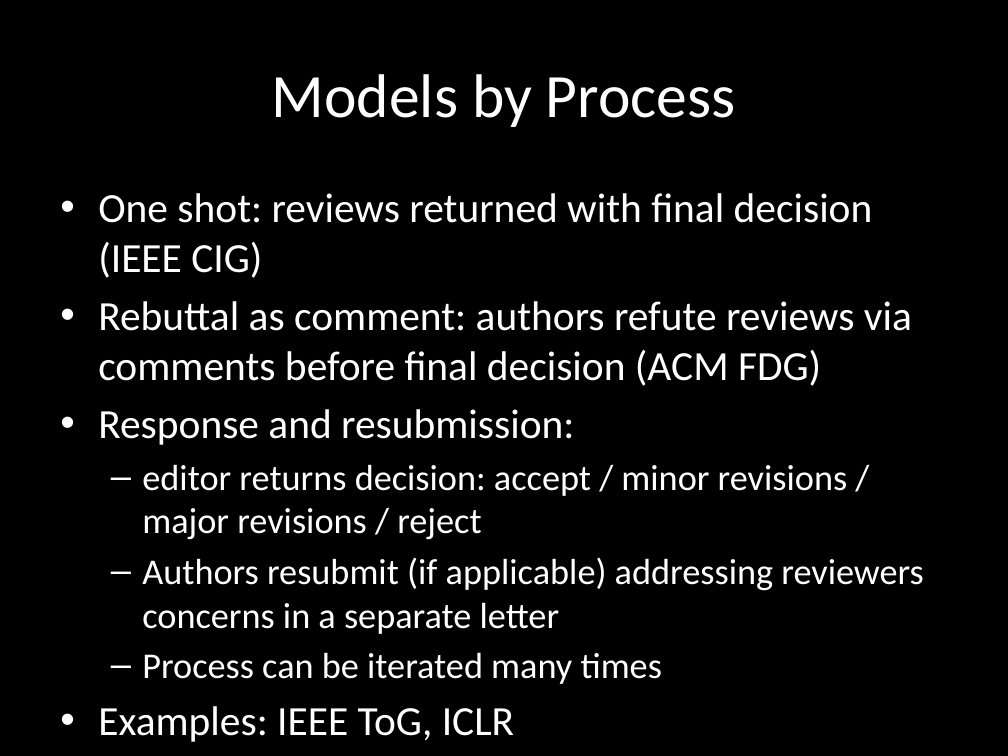
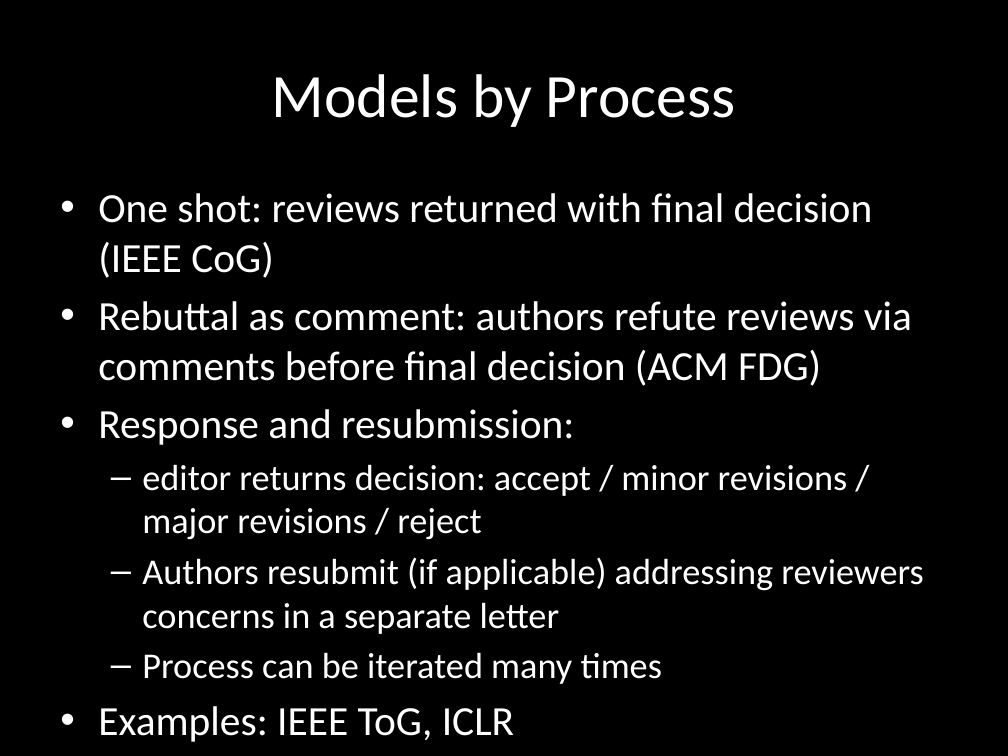
Before and after one commit to GAIGResearch/AIGD2, a slide deck: slide 7 of lectures/Peer Review.pptx. Drawn at 1008x756 pixels with LibreOffice and Linux fonts; fonts in the diff are those of the drawing. Boxes give left, top, right and bottom in pixels: in the first picture for what was removed or moved away, otherwise in the second. Text is boxed around its words. In the diff, an @@ line names an element or a change of style, - is before the commit and + after.

Commit message:
Peer Review
slides

```diff
--- a/lectures/Peer Review.pptx
+++ b/lectures/Peer Review.pptx
@@ text at [98, 193, 873, 278]: text changed @@
-• One shot: reviews returned with final decision (IEEE CIG)
+• One shot: reviews returned with final decision (IEEE CoG)
```
Also in this commit, not shown: 1 other slide changed.
